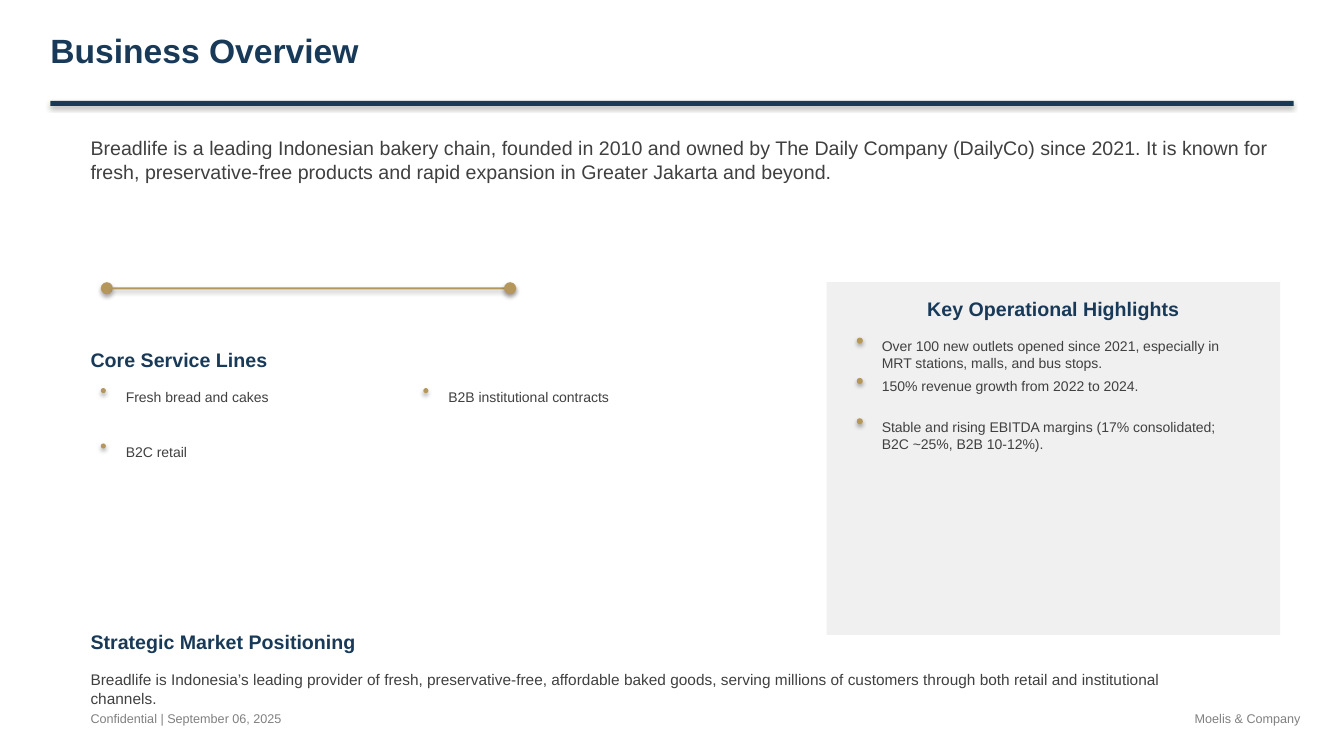
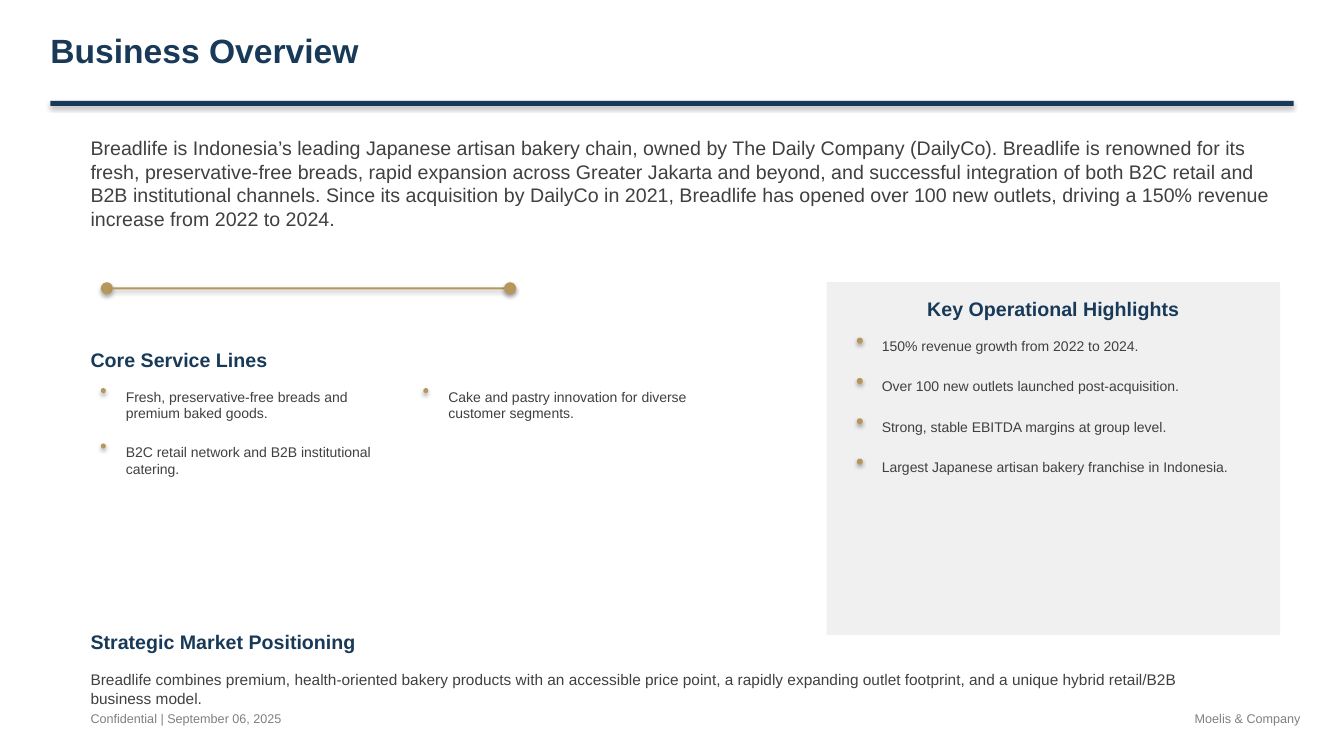
Before and after one commit to alinvb/slide_generator, a slide deck: slide 1 of ai_generated_deck.pptx. Drawn at 1344x756 pixels with LibreOffice and Linux fonts; fonts in the diff are those of the drawing. Boxes give left, top, right and bottom in pixels: in the first picture for what was removed or moved away, otherwise in the second. Text is boxed around its words. In the diff, an @@ line names an element or a change of style, - is before the commit and + after.

```diff
--- a/ai_generated_deck.pptx
+++ b/ai_generated_deck.pptx
@@ text at [91, 140, 1269, 226]: text changed @@
-Breadlife is a leading Indonesian bakery chain, founded in 2010 and owned by The Daily Company (DailyCo) since 2021. It is known for fresh, preservative-free products and rapid expansion in Greater Jakarta and beyond.
+Breadlife is Indonesia’s leading Japanese artisan bakery chain, owned by The Daily Company (DailyCo). Breadlife is renowned for its fresh, preservative-free breads, rapid expansion across Greater Jakarta and beyond, and successful integration of both B2C retail and B2B institutional channels. Since its acquisition by DailyCo in 2021, Breadlife has opened over 100 new outlets, driving a 150% revenue increase from 2022 to 2024.
@@ text "150% revenue growth from 2022 ...": place and size @@
-text "150% revenue growth from 2022 ..." at [882, 381, 1139, 394]
+text "150% revenue growth from 2022 ..." at [882, 341, 1139, 354]
@@ text at [882, 381, 1179, 394]: text changed @@
-Over 100 new outlets opened since 2021, especially in MRT stations, malls, and bus stops.
+Over 100 new outlets launched post-acquisition.
@@ text at [126, 392, 347, 421]: text changed @@
-Fresh bread and cakes
+Fresh, preservative-free breads and premium baked goods.
@@ text at [448, 392, 687, 421]: text changed @@
-B2B institutional contracts
+Cake and pastry innovation for diverse customer segments.
@@ text at [126, 447, 371, 477]: text changed @@
-B2C retail
+B2C retail network and B2B institutional catering.
@@ text at [882, 422, 1167, 435]: text changed @@
-Stable and rising EBITDA margins (17% consolidated; B2C ~25%, B2B 10-12%).
+Strong, stable EBITDA margins at group level.
@@ ellipse added at [857, 459, 863, 465], fill #B5975B @@
@@ text added at [882, 462, 1227, 475], 10 pt, text #404040 @@
+Largest Japanese artisan bakery franchise in Indonesia.
@@ text at [91, 674, 1176, 704]: text changed @@
-Breadlife is Indonesia’s leading provider of fresh, preservative-free, affordable baked goods, serving millions of customers through both retail and institutional channels.
+Breadlife combines premium, health-oriented bakery products with an accessible price point, a rapidly expanding outlet footprint, and a unique hybrid retail/B2B business model.
```
Also in this commit, not shown: 11 other slides changed, 1 slide added, 6 slides removed, 2 other files.
